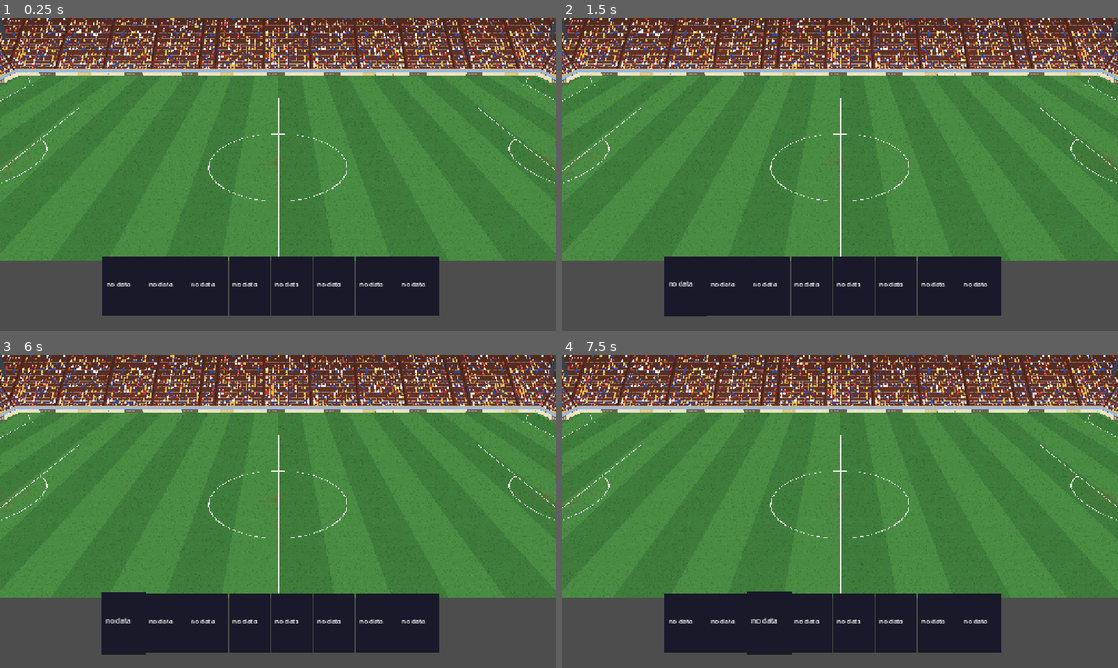
Above: before the commit, frames 1-4 (two rows, left to right).
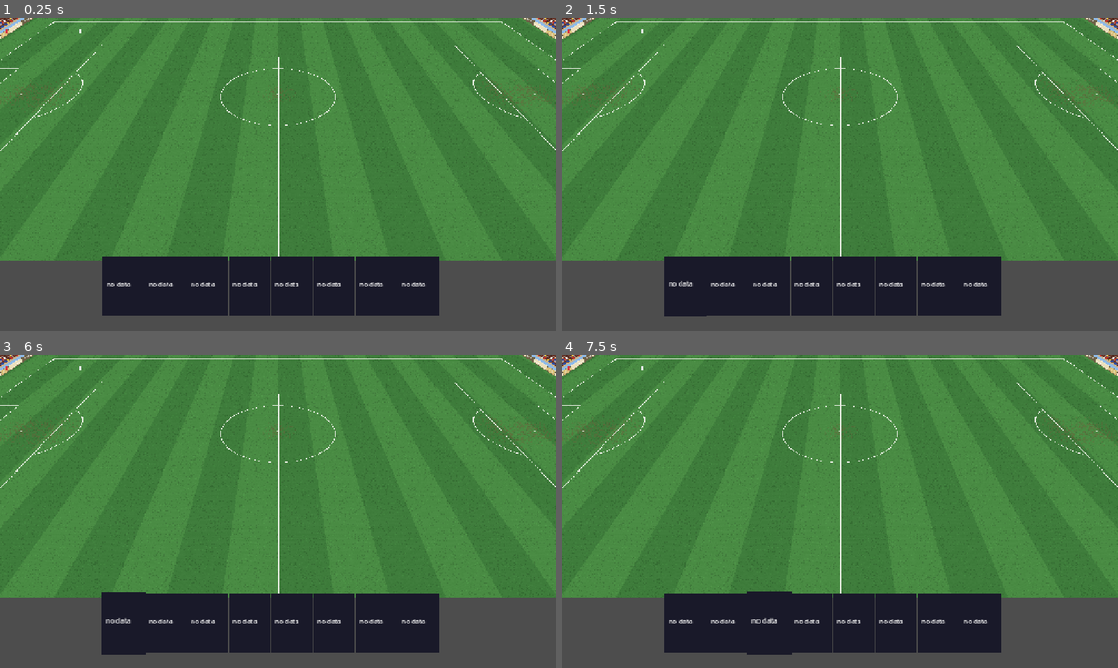
Above: after the commit, the same moments.

Repository: mundiakaluson/sprite-tan
Game: Godot game, scene res://scenes/match/match.tscn
Two runs of this game, one before a commit and one after it. Both use one fixed random seed, a clock stepped at 60 frames per second and the inputs below.
Inputs (mouse positions are in pixels of both pictures, inside the frame that each line leads up to):
- Up to frame 1 (0.25 s): no input
- Up to frame 2 (1.5 s): tap Enter at 0.5 s; drag from (589, 280) to (895, 105) at 0.52 s; tap R (m_restart) at 1.25 s; drag from (634, 280) to (812, 237) at 1.27 s
- Up to frame 3 (6 s): tap R (m_restart) every 0.75 s from 2 to 4.25 s; move the mouse to (27, 630) at 2.02 s; hold Right (rotate_right) 2.03-2.75 s; hold K (play_kick) 2.03-2.75 s; click (27, 630) at 2.17 s; drag from (72, 630) to (111, 464) at 2.77 s; drag from (27, 642) to (305, 511) at 3.52 s; drag from (72, 642) to (194, 433) at 4.27 s; move the mouse to (27, 655) at 5.02 s; hold Left (rotate_left) 5.03-5.75 s; tap 3 at 5.1 s; click (27, 655) at 5.17 s; drag from (122, 624) to (166, 527) at 5.77 s
- Up to frame 4 (7.5 s): drag from (728, 624) to (895, 442) at 6.52 s; drag from (767, 624) to (812, 574) at 7.27 s

The runs differ from the first frame. In frame 1, 21% of the frame differs, in the area x 0-100%, y 0-78%; in frame 2, 21%; in frame 3, 21%; in frame 4, 21%.

Commit message:
Camera rig in its own folder with orbit exports
Co-Authored-By: Claude Sonnet 5.5 <noreply@anthropic.com>
Claude-Session: https://claude.ai/code/session_01FrjHpaAiEjh7PpusYwPu2g

Diff:
--- a/godot/scenes/stadium/stadium.tscn
+++ b/godot/scenes/stadium/stadium.tscn
@@ -1,6 +1,7 @@
-[gd_scene load_steps=2 format=3]
+[gd_scene load_steps=3 format=3]
 
 [ext_resource type="Script" path="res://scripts/stadium/stadium.gd" id="1"]
+[ext_resource type="Script" path="res://scripts/camera/camera_rig.gd" id="2"]
 
 [node name="Stadium" type="Node3D"]
 script = ExtResource("1")
@@ -12,5 +13,6 @@
 current = true
 fov = 34.0
 far = 400.0
+script = ExtResource("2")
 
 [node name="Actors" type="Node2D" parent="."]
--- /dev/null
+++ b/godot/scripts/camera/camera_rig.gd
@@ -0,0 +1,73 @@
+@tool
+class_name CameraRig
+extends Camera3D
+## The match camera. It orbits a target point on the pitch: the target follows the ball (along the pitch, and panning across it), and the camera sits at `distance` from the target
+## at the given yaw / pitch, so rotating around the players is just changing yaw_deg (inspector, or `orbit_to()` from code for cinematics).
+## yaw 0 = the usual TV view from the near touchline; 90 = from the left end; 180 = from behind the far touchline.
+
+@export_group("Orbit")
+## degrees around the target: 0 = TV view from the near touchline
+@export_range(-360.0, 360.0) var yaw_deg := 0.0
+## degrees above the grass
+@export_range(5.0, 89.0) var pitch_deg := 36.5
+## metres from the target
+@export var distance := 50.4
+@export_range(10.0, 90.0) var fov_deg := 36.0
+## where the camera aims, relative to the followed point (x along the pitch, y up, z across; z = 15.5 puts the ball towards the top of the screen)
+@export var aim_offset := Vector3(0.0, 0.0, 15.5)
+
+@export_group("Follow")
+## how fast the camera follows the ball along the pitch
+@export var follow_speed := 4.0
+## the camera never goes further than this along the pitch
+@export var limit_x := 38.0
+## as the ball goes towards the far touchline the camera slides this many metres that way (the near line may drop out of view); 0 = no pan
+@export var pan_far := 6.0
+@export var pan_speed := 3.0
+
+@export_group("Stadium")
+## take height / back / aim / fov from the stadium (data/stadiums.csv, a TV view that cuts off the near touchline) instead of the numbers above
+@export var use_stadium_layout := false
+
+var _x := 0.0
+var _pan := 0.0
+var _tween: Tween
+
+func follow(target: Vector3, half_width: float, dt: float) -> void:
+	_x = lerpf(_x, clampf(target.x, -limit_x, limit_x), clampf(follow_speed * dt, 0.0, 1.0))
+	_pan = lerpf(_pan, _pan_for(target, half_width), clampf(pan_speed * dt, 0.0, 1.0))
+	_apply()
+
+func snap(target: Vector3, half_width: float) -> void:
+	_x = clampf(target.x, -limit_x, limit_x)
+	_pan = _pan_for(target, half_width)
+	_apply()
+
+## ball on the near touchline -> 0 (bottom line in view), on the far touchline -> -pan_far
+func _pan_for(target: Vector3, half_width: float) -> float:
+	return -pan_far * clampf((half_width - target.z) / (2.0 * half_width), 0.0, 1.0)
+
+func _apply() -> void:
+	fov = fov_deg
+	var aim := Vector3(_x, 0.0, _pan) + aim_offset
+	var p := deg_to_rad(pitch_deg)
+	var y := deg_to_rad(yaw_deg)
+	var off := Vector3(sin(y) * cos(p), sin(p), cos(y) * cos(p)) * distance
+	look_at_from_position(aim + off, aim, Vector3.UP)
+
+## glide to a new angle / distance (a replay, a goal celebration ...). Leave a value at INF to keep it.
+func orbit_to(yaw := INF, pitch := INF, dist := INF, seconds := 1.0) -> void:
+	if _tween != null: _tween.kill()
+	_tween = create_tween().set_parallel(true).set_trans(Tween.TRANS_SINE).set_ease(Tween.EASE_IN_OUT)
+	if yaw != INF: _tween.tween_property(self, "yaw_deg", yaw, seconds)
+	if pitch != INF: _tween.tween_property(self, "pitch_deg", pitch, seconds)
+	if dist != INF: _tween.tween_property(self, "distance", dist, seconds)
+
+## stadium layout camera (height above the grass, metres behind the near touchline, aim z, fov) -> orbit numbers
+func apply_layout(cm: Dictionary, half_width: float) -> void:
+	var dz: float = half_width + float(cm["back"]) - float(cm["look_z"])
+	distance = Vector2(float(cm["height"]), dz).length()
+	pitch_deg = rad_to_deg(atan2(float(cm["height"]), dz))
+	fov_deg = float(cm["fov"])
+	aim_offset = Vector3(0.0, 0.0, float(cm["look_z"]))
+	yaw_deg = 0.0
--- a/godot/scripts/match/match_game.gd
+++ b/godot/scripts/match/match_game.gd
@@ -58,14 +58,6 @@
 	if not Data.ok:
 		hud.message("No exported data. Open the manager tool and press Export to game.", 999.0)
 		return
-	stadium.use_layout_camera = settings.use_stadium_camera
-	stadium.stadium_id = settings.stadium_id
-	if not settings.use_stadium_camera:
-		stadium.cam_height = settings.cam_height
-		stadium.cam_back = settings.cam_back
-		stadium.look_z = settings.cam_look_z
-		stadium.fov = settings.cam_fov
-	stadium.follow_speed = settings.cam_follow_speed
 	stadium.snap_camera()
 	var used := {}
 	home = Team.new(); home.label = "HOME"; home.dir = 1.0; home.human = true; home.kit = settings.home_kit; home.color = settings.home_kit.jersey
--- a/godot/scripts/match/match_settings.gd
+++ b/godot/scripts/match/match_settings.gd
@@ -36,18 +36,6 @@
 @export var division := "DIV 3"
 @export var win_points := 24
 @export var loss_points := 18
-
-@export_group("Camera")
-## take the camera from the stadium (data/stadiums.csv, a TV view that cuts off the near touchline); untick to use the numbers below, which show the whole width of the pitch
-@export var use_stadium_camera := false
-## metres above the grass and behind the near touchline
-@export var cam_height := 30.0
-@export var cam_back := 22.0
-## the camera aims at this Z on the grass (0 = centre line, negative = towards the far touchline)
-@export var cam_look_z := 15.5
-@export_range(10.0, 90.0) var cam_fov := 36.0
-## how fast the camera follows the ball along the pitch
-@export var cam_follow_speed := 4.0
 
 @export_group("Players")
 ## top speed = speed_base + PAC x speed_per_pac
--- a/godot/scripts/stadium/stadium.gd
+++ b/godot/scripts/stadium/stadium.gd
@@ -16,28 +16,16 @@
 	set(v):
 		stadium_id = v
 		if is_node_ready(): rebuild()
-@export_group("Camera")
-@export var cam_height := 26.0          ## metres above the grass
-@export var cam_back := 16.0            ## metres behind the near touchline
-@export var look_z := -4.0              ## the camera aims at this Z on the grass (negative = towards the far touchline)
-@export_range(10.0, 90.0) var fov := 34.0
-@export var use_layout_camera := true   ## take height / back / aim / fov from the stadium (data/stadiums.csv); untick to set them here
-@export var follow_speed := 4.0
-@export var limit_x := 38.0             ## the camera never goes further than this along the pitch
-@export var pan_far := 6.0              ## metres the camera slides towards the far touchline as the ball goes up the screen (the near line may drop out of view); 0 = no pan
-@export var pan_speed := 3.0            ## how quickly it pans
 @export_group("Players")
 @export var player_height_m := 1.8
 @export var sprite_height_px := 26.0    ## how tall a player sprite is in pixels at scale 1 (feet to top of head)
 
-@onready var camera: Camera3D = $Camera
+@onready var camera: CameraRig = $Camera
 @onready var world: Node3D = $World
 @onready var actors: Node2D = $Actors
 
 var layout := {}
 var focus := Vector2(50, 50)            ## pitch position the camera looks at
-var _cam_x := 0.0
-var _cam_z := 0.0                       ## sideways pan (negative = towards the far touchline)
 var _actors := {}                       ## Node2D -> pitch position (Vector2)
 var _mats := {}
 var goals: Array[Goal] = []
@@ -133,28 +121,16 @@
 
 func _process(dt: float) -> void:
 	if Engine.is_editor_hint(): return
-	_cam_x = lerpf(_cam_x, clampf(world_pos(focus).x, -limit_x, limit_x), clampf(follow_speed * dt, 0.0, 1.0))
-	_cam_z = lerpf(_cam_z, _pan_target(), clampf(pan_speed * dt, 0.0, 1.0))
-	_update_camera()
+	camera.follow(world_pos(focus), W / 2.0, dt)
 	for b in _balls:
 		if is_instance_valid(b): _project_ball(b)
 	for n in _actors.keys():
 		if is_instance_valid(n): _project(n)
 		else: _actors.erase(n)
 
-func _update_camera() -> void:
-	camera.fov = fov
-	camera.look_at_from_position(Vector3(_cam_x, cam_height, W / 2.0 + cam_back + _cam_z), Vector3(_cam_x, 0.0, look_z + _cam_z), Vector3.UP)
-
-## ball on the near touchline -> 0 (bottom line in view), ball on the far touchline -> -pan_far
-func _pan_target() -> float:
-	return -pan_far * clampf((W / 2.0 - world_pos(focus).z) / W, 0.0, 1.0)
-
 ## snap the camera onto the focus without easing (after a restart, a kick-off, ...)
 func snap_camera() -> void:
-	_cam_x = clampf(world_pos(focus).x, -limit_x, limit_x)
-	_cam_z = _pan_target()
-	_update_camera()
+	camera.snap(world_pos(focus), W / 2.0)
 
 # ---- building
 func _load_json(path: String) -> Variant:
@@ -206,8 +182,7 @@
 		push_warning("Stadium: no art for '%s' (run Export to game)" % stadium_id)
 		return
 	layout = l
-	if use_layout_camera and layout.has("cam"):
-		var cm = layout["cam"]; cam_height = cm["height"]; cam_back = cm["back"]; look_z = cm["look_z"]; fov = cm["fov"]
+	if camera.use_stadium_layout and layout.has("cam"): camera.apply_layout(layout["cam"], W / 2.0)
 	var sky := Color8(layout["sky"][0], layout["sky"][1], layout["sky"][2])
 	var env := Environment.new(); env.background_mode = Environment.BG_COLOR; env.background_color = sky
 	var we := WorldEnvironment.new(); we.environment = env; world.add_child(we)
Not shown, changed: docs/DECISIONS.md
Not shown, changed: godot/CLAUDE.md
